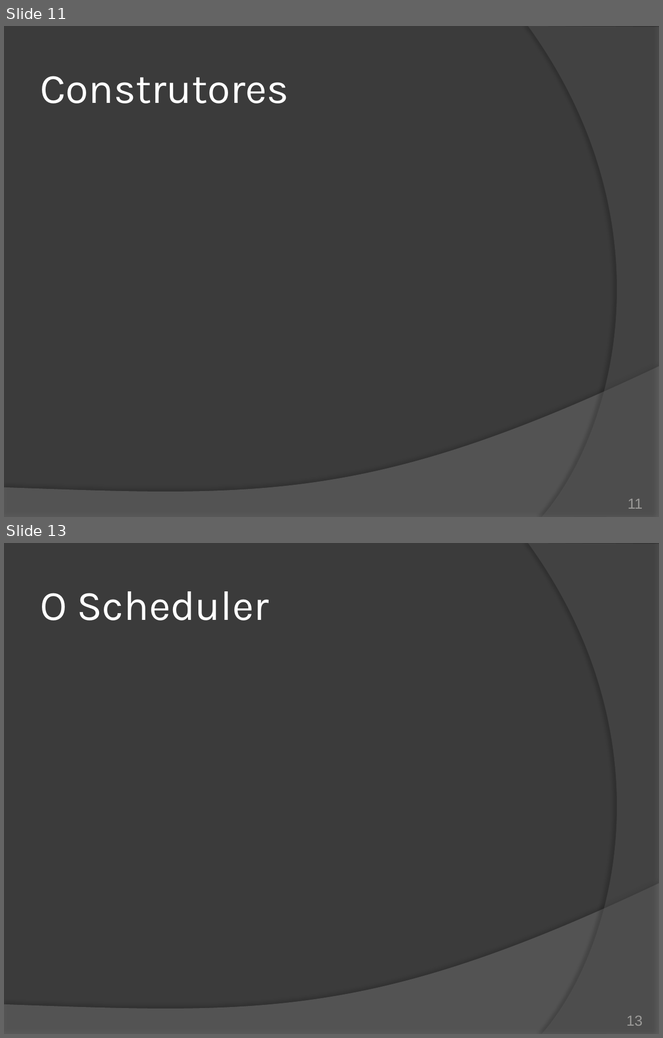
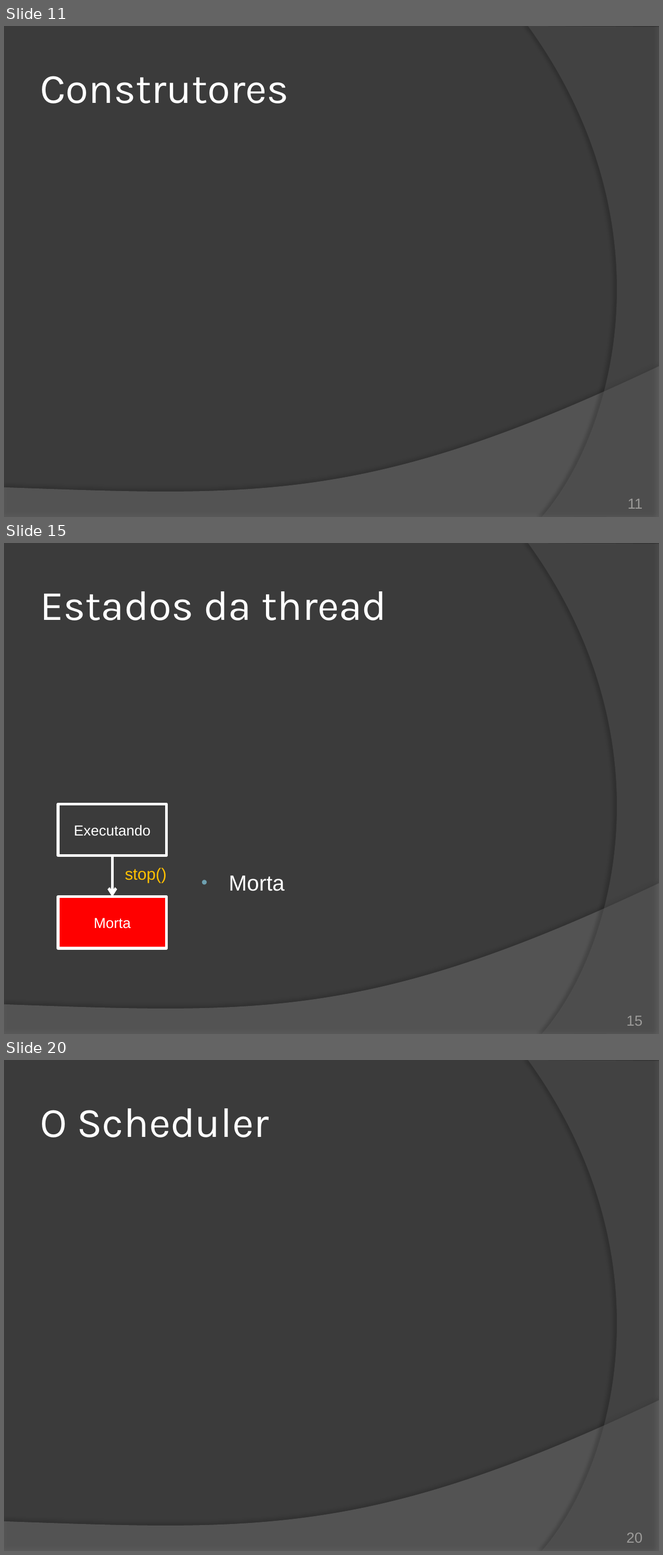
Before and after one commit to duchesqui/slzvieira-training, a slide deck: 2-Java-Programmer-Modulo-II/14.Capitulo08.pptx. Shown one above the other, each under a label of ours: slides 11 and 13 before the commit, slides 11, 15 and 20 after it; the slides between them are not shown. The pictures are 663x1038 and 663x1555 pixels, drawn with LibreOffice and Linux fonts; fonts in the diff are those of the drawing. Boxes give left, top, right and bottom in pixels: in the first picture for what was removed or moved away, otherwise in the second. Text is boxed around its words. In the diff, an @@ line names an element or a change of style, - is before the commit and + after.

Commit message:
Capítulo 8: Estados da thread.

```diff
--- a/2-Java-Programmer-Modulo-II/14.Capitulo08.pptx
+++ b/2-Java-Programmer-Modulo-II/14.Capitulo08.pptx
@@ slide 15 added at [4, 543, 659, 1034], background #3B3B3B; not listed: 2 template elements that a slide beside it also shows @@
@@ title added at [40, 591, 387, 620], 46 pt, text #FFFFFF @@
+Estados da thread
@@ rectangle added at [59, 805, 166, 856], outline #FFFFFF 3 pt, 16 pt, text #FFFFFF @@
+Executando
@@ arrow added from (112, 856) to (112, 897), #FFFFFF 3 pt @@
@@ text added at [125, 868, 167, 883], 18 pt, text #FFC000 @@
+stop()
@@ text added at [229, 876, 284, 891], 24 pt, text #FFFFFF @@
+• Morta
@@ rectangle added at [59, 897, 166, 949], fill #FF0000, outline #FFFFFF 3 pt, 16 pt, text #FFFFFF @@
+Morta
@@ page number added at [626, 1016, 643, 1026], 16 pt, text #9D9B9A @@
+15
@@ what was slide 13 is now slide 20 @@
@@ page number at [626, 1533, 643, 1543]: text changed @@
-13
+20
```
Also in this commit, not shown: 1 slide changed, 6 other slides added.
